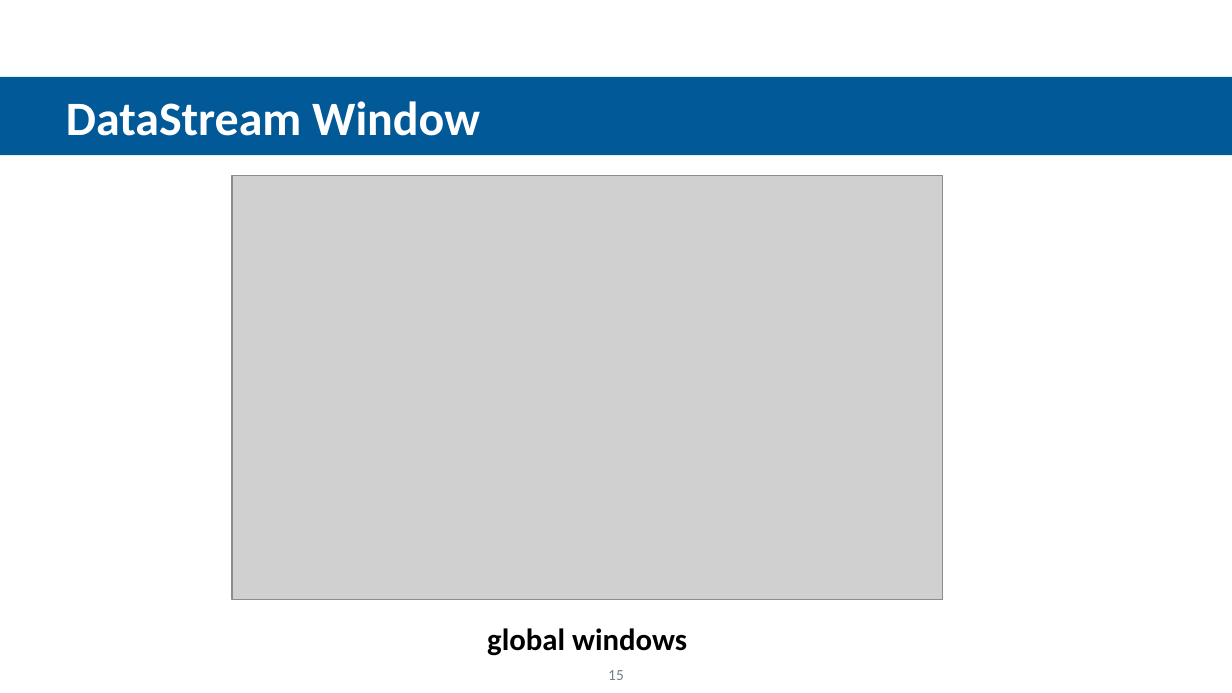
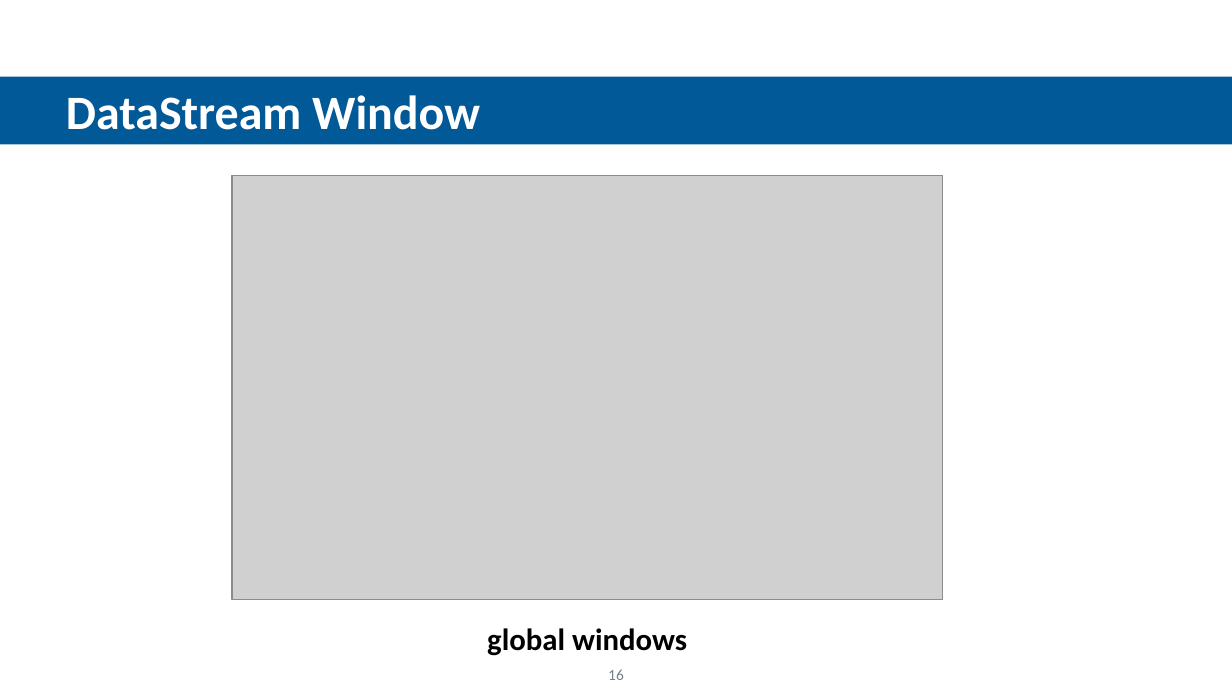
Before and after one commit to feiniaoyuyu/com-my-flink-java, a slide deck: slide 16 of flink introduction.pptx (slide 15 before the commit). Drawn at 1232x693 pixels with LibreOffice and Linux fonts; fonts in the diff are those of the drawing; grey boxes stand for pictures; background and template pictures are left out. Boxes give left, top, right and bottom in pixels: in the first picture for what was removed or moved away, otherwise in the second. Text is boxed around its words. In the diff, an @@ line names an element or a change of style, - is before the commit and + after.

```diff
--- a/flink introduction.pptx
+++ b/flink introduction.pptx
@@ rectangle "DataStream Window": place and size @@
-rectangle "DataStream Window" at <box>0,76,1232,155</box>
+rectangle "DataStream Window" at <box>0,76,1232,144</box>
@@ page number at <box>608,669,624,680</box>: text changed @@
-15
+16
```
Also in this commit, not shown: 16 other slides changed, 10 slides added, 3 slides removed, 37 other files.
